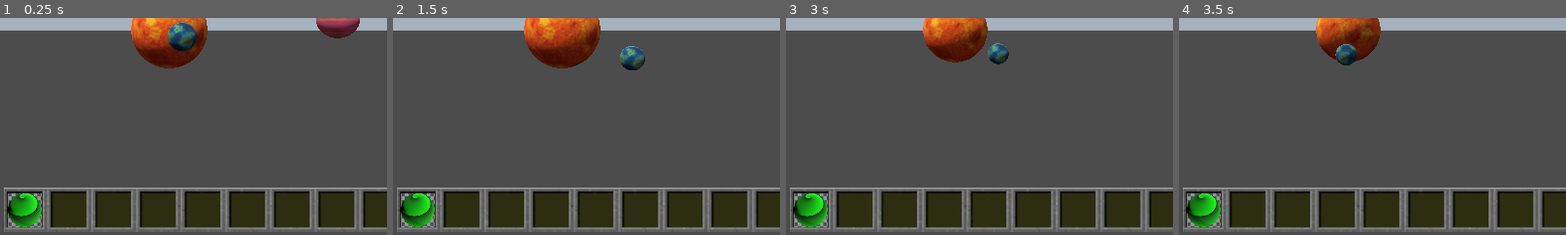
Above: before the commit, frames 1-4 (left to right).
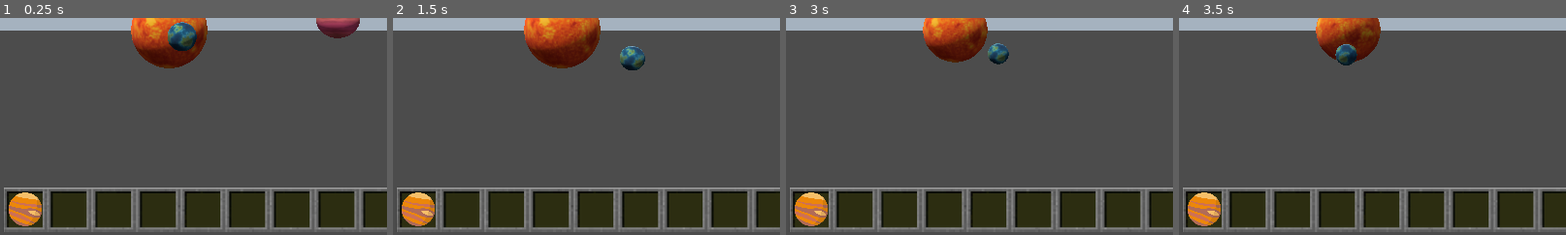
Above: after the commit, the same moments.

Repository: canhotuctor/skylab
Game: Godot game, scene res://gravity_test.tscn
The game is run twice, just before and just after one commit, with the same random seed, the same clock (stepped at 60 frames per second) and the same inputs. A sky picture missing from this copy of the repository is replaced by a grey-blue gradient.
Inputs (mouse positions are % of the whole screen's width and height, from its top left):
- Up to frame 1 (0.25 s): no input
- Up to frame 2 (1.5 s): click (13, 2) at 0.52 s; type "Alex" at 0.6 s; click "Pause" at 1.25 s
- Up to frame 3 (3 s): click "Save" at 2 s; move the mouse to (72, 45) at 2.77 s; hold Right (ui_right) from 2.78 s (still down); tap Mouse wheel down (scroll_down) at 2.85 s; click (72, 45) at 2.92 s
- Up to frame 4 (3.5 s): keep holding Right (ui_right)
The pictures show only the part of the screen within x 28-78%, y 47-97%; the shares and areas given below are measured in that part.

The runs differ from the first frame. In frame 1, 1.4% of the frame differs, in the area x 2-11%, y 80-97%; in frame 2, 1.4%; in frame 3, 1.4%; in frame 4, 1.4%.

Commit message:
bufu

Diff:
--- a/gravity_test.tscn
+++ b/gravity_test.tscn
@@ -7,7 +7,7 @@
 [ext_resource type="Material" uid="uid://be7um6c7rbo36" path="res://media/ballShader.tres" id="5_3bp6y"]
 [ext_resource type="Texture2D" uid="uid://cafjpri876dco" path="res://media/SpaceSkyMap.png" id="6_o0ge0"]
 [ext_resource type="Texture2D" uid="uid://u816heplxqi4" path="res://UI_source/minecraft_toolbar.png" id="7_b371w"]
-[ext_resource type="Texture2D" uid="uid://kiq0wamm23b6" path="res://UI_source/bolaDoGrey.jpeg" id="8_xhlap"]
+[ext_resource type="Texture2D" uid="uid://dodcvc066alkq" path="res://UI_source/jupiter.png" id="8_7j1cw"]
 [ext_resource type="Script" path="res://UI_source/DragNDropTest.gd" id="9_3gnc7"]
 [ext_resource type="Script" path="res://Gravity Object/AnalyticPause.gd" id="10_w81p2"]
 [ext_resource type="PackedScene" uid="uid://cpomwl56g8js4" path="res://SaveAndLoad/SaveAndLoad.tscn" id="11_1rkaj"]
@@ -107,11 +107,11 @@
 [node name="DragNDropTest" type="TextureRect" parent="CanvasLayer/Interface/MineToolbar"]
 layout_mode = 1
 anchors_preset = -1
-offset_left = 104.0
-offset_top = 13.0
-offset_right = 154.0
-offset_bottom = 63.0
-texture = ExtResource("8_xhlap")
+offset_left = 105.0
+offset_top = 12.0
+offset_right = 155.0
+offset_bottom = 62.0
+texture = ExtResource("8_7j1cw")
 expand_mode = 1
 script = ExtResource("9_3gnc7")
 
Binary file added: UI_source/jupiter.png
Not shown, added: UI_source/jupiter.png.import
Not shown, added: UI_source/terra.webp.import
